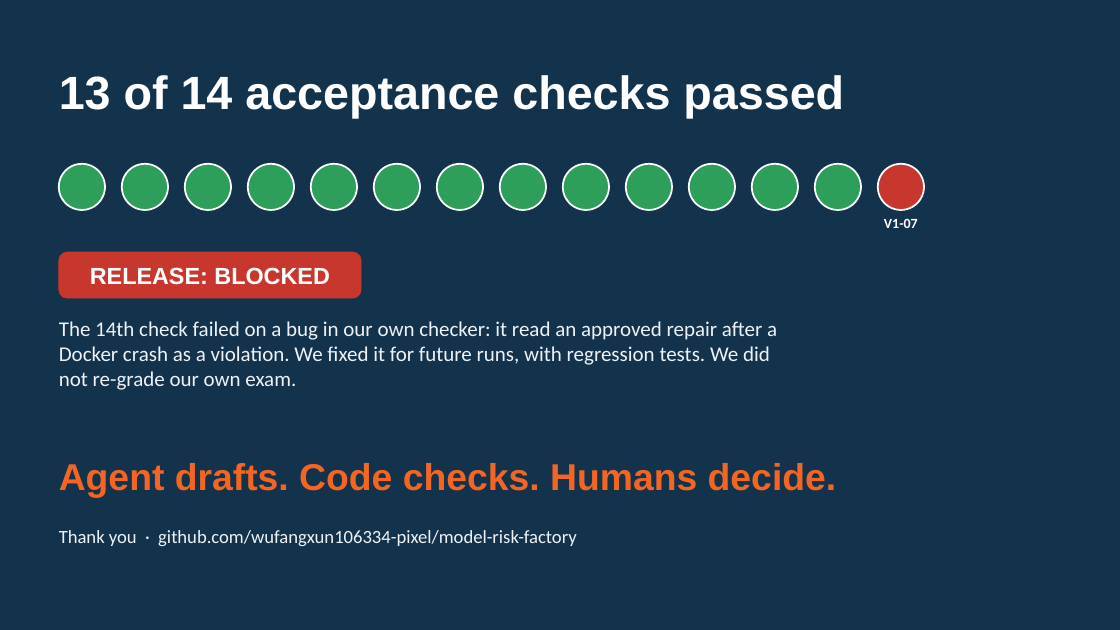
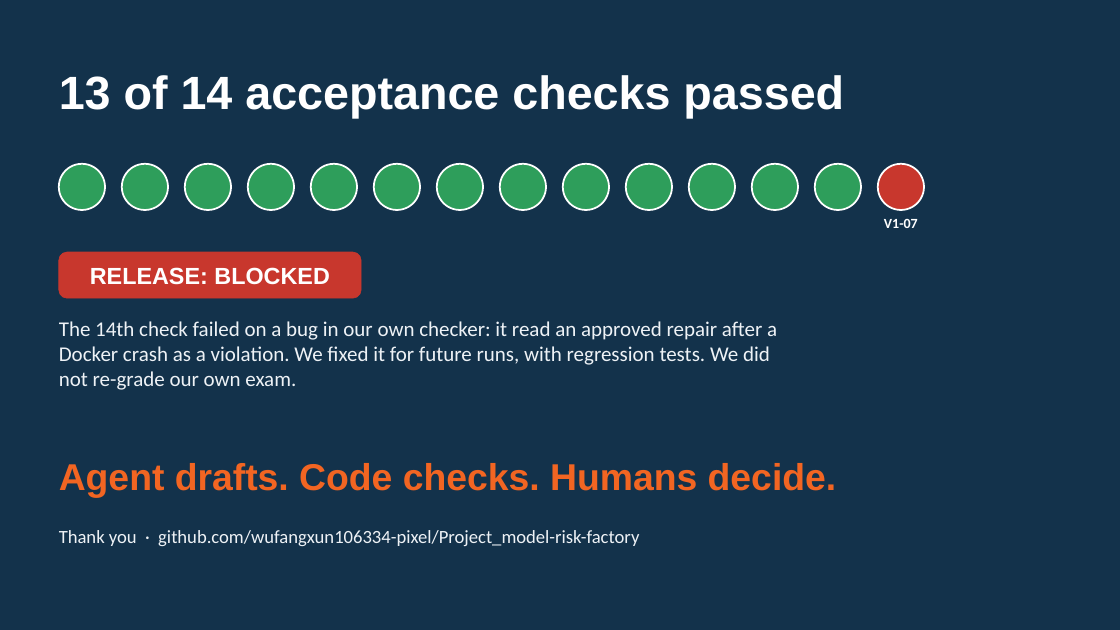
Before and after one commit to wufangxun106334-pixel/Project_model-risk-factory, a slide deck: slide 9 of Doc/Model_Risk_Factory_Grand_Finale.pptx. Drawn at 1120x630 pixels with LibreOffice and Linux fonts; fonts in the diff are those of the drawing. Boxes give left, top, right and bottom in pixels: in the first picture for what was removed or moved away, otherwise in the second. Text is boxed around its words. In the diff, an @@ line names an element or a change of style, - is before the commit and + after.

```diff
--- a/Doc/Model_Risk_Factory_Grand_Finale.pptx
+++ b/Doc/Model_Risk_Factory_Grand_Finale.pptx
@@ text at box(59, 530, 639, 546): text changed @@
-Thank you · github.com/wufangxun106334-pixel/model-risk-factory
+Thank you · github.com/wufangxun106334-pixel/Project_model-risk-factory
```
Also in this commit, not shown: 2 other files.
